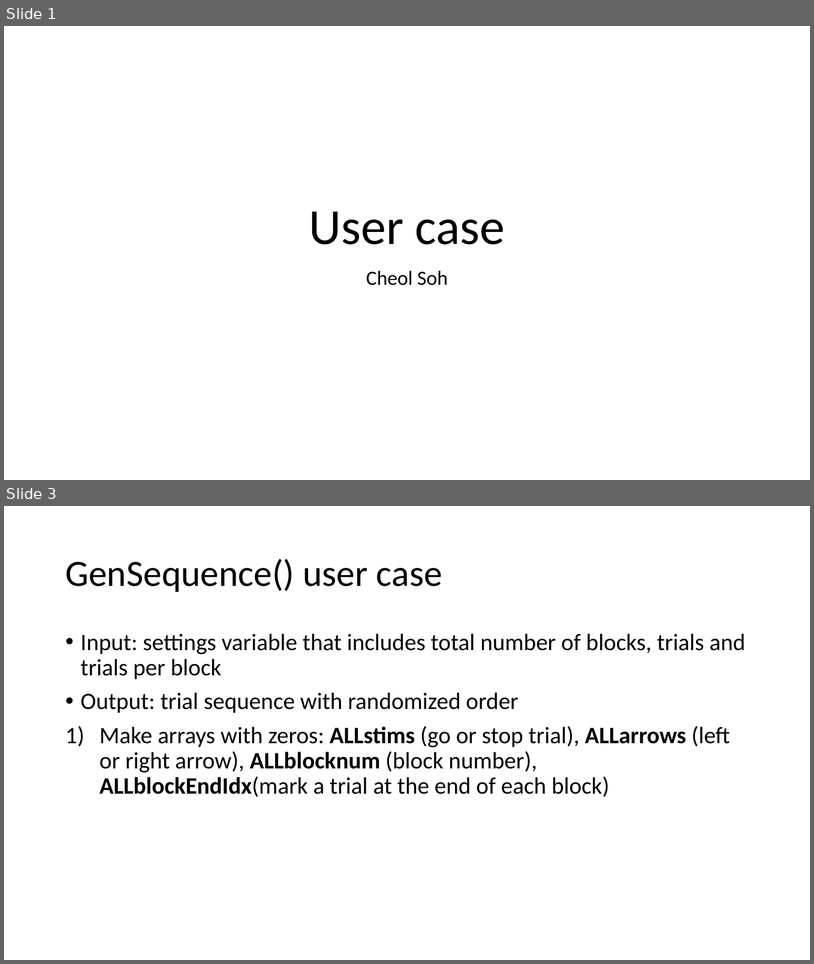
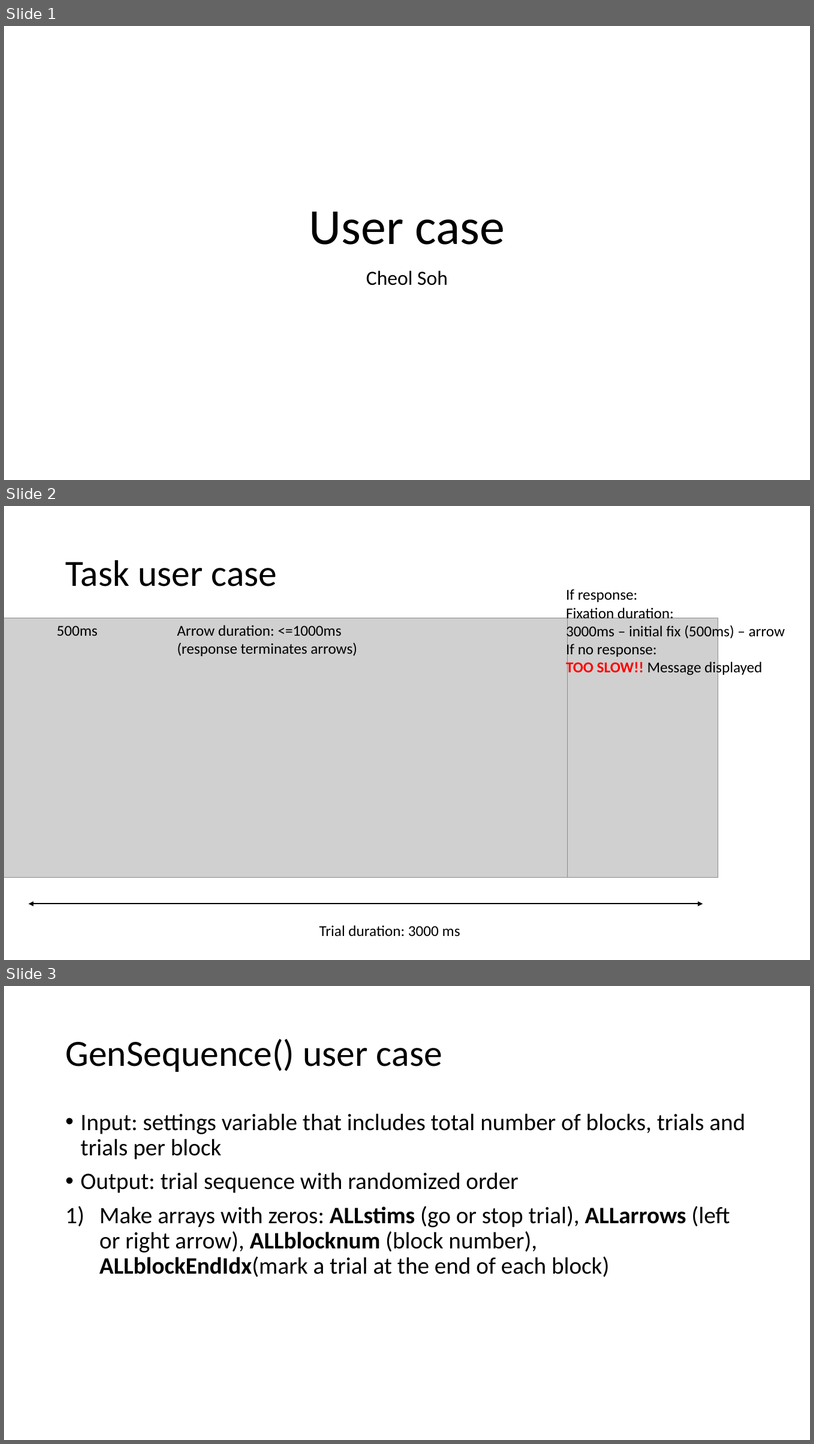
Before and after one commit to cheolsoh/SSTpsychopy, a slide deck: SST_usercase.pptx. Shown one above the other, each under a label of ours: slides 1 and 3 before the commit, slides 1, 2 and 3 after it; the slides between them are not shown. The pictures are 814x964 and 814x1444 pixels, drawn with LibreOffice and Linux fonts; fonts in the diff are those of the drawing; grey boxes stand for pictures. Boxes give left, top, right and bottom in pixels: in the first picture for what was removed or moved away, otherwise in the second. Text is boxed around its words. In the diff, an @@ line names an element or a change of style, - is before the commit and + after.

```diff
--- a/SST_usercase.pptx
+++ b/SST_usercase.pptx
@@ slide 2 added at (x1=4, y1=506, x2=810, y2=960), background #FFFFFF @@
@@ title added at (x1=65, y1=560, x2=278, y2=586), 44 pt, text #000000 @@
+Task user case
@@ text added at (x1=566, y1=589, x2=785, y2=676), 18 pt, text #000000 @@
+If response:
+Fixation duration:
+3000ms – initial fix (500ms) – arrow
+If no response:
+TOO SLOW!! Message displayed
@@ picture added at (x1=4, y1=618, x2=596, y2=877) @@
@@ text added at (x1=57, y1=625, x2=98, y2=636), 18 pt, text #000000 @@
+500ms
@@ text added at (x1=177, y1=625, x2=357, y2=656), 18 pt, text #000000 @@
+Arrow duration: <=1000ms
+(response terminates arrows)
@@ picture added at (x1=568, y1=618, x2=719, y2=877) @@
@@ double arrow added from (28, 903) to (704, 903), #000000 1.5 pt @@
@@ text added at (x1=320, y1=925, x2=461, y2=936), 18 pt, text #000000 @@
+Trial duration: 3000 ms
```
Also in this commit, not shown: 1 slide removed, 2 other files.
